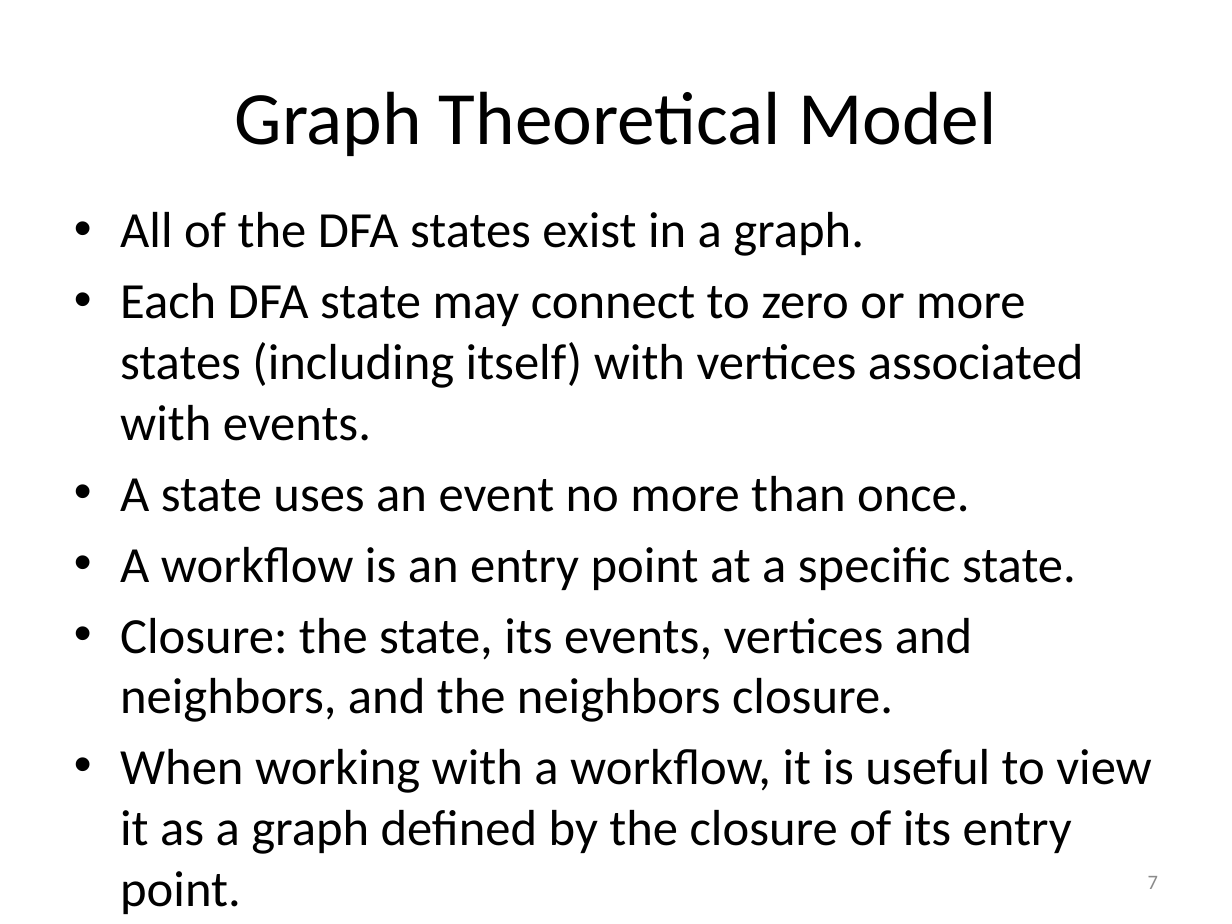
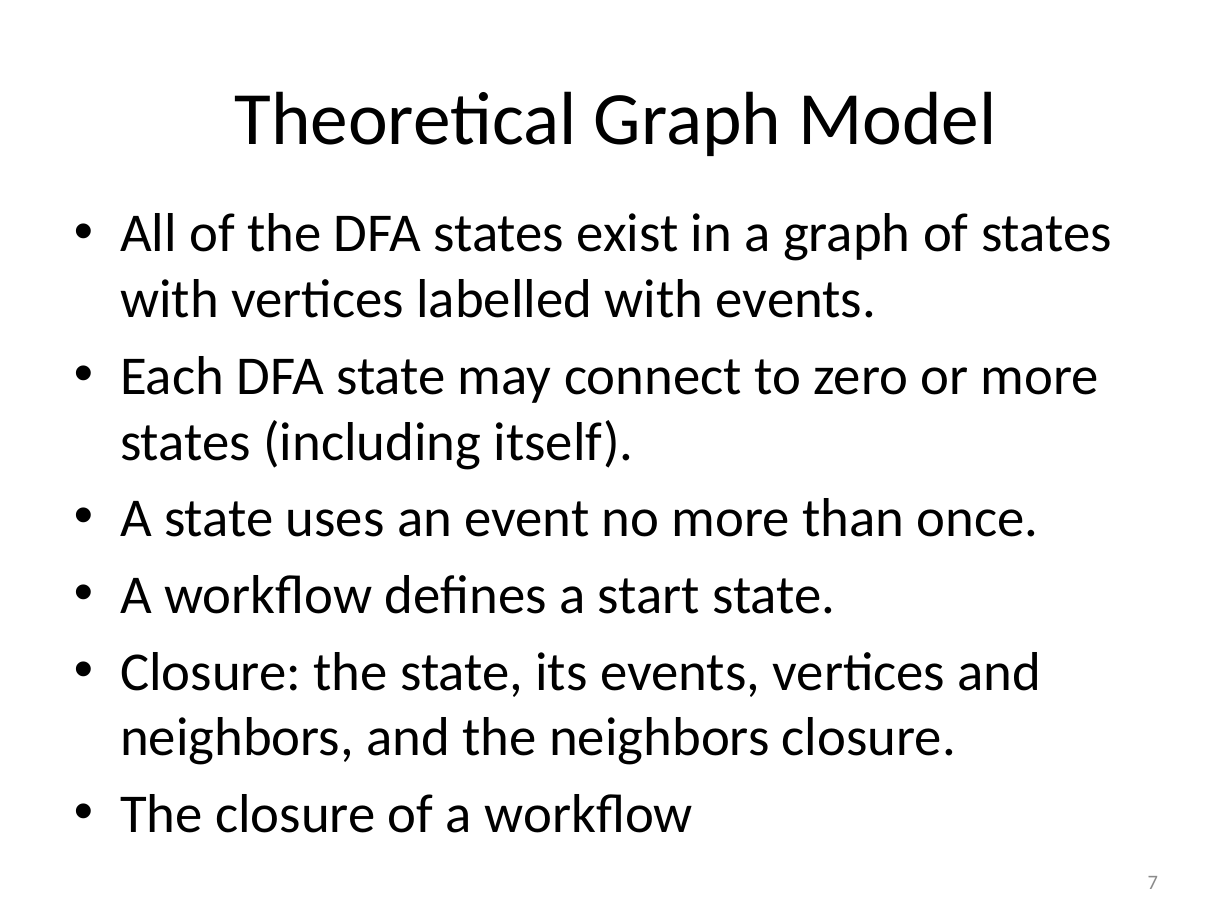
Before and after one commit to RichardRoda/DFA-Workflow-Model, a slide deck: slide 7 of Modeling Workflows with Event Driven DFA.pptx. Drawn at 1232x924 pixels with LibreOffice and Linux fonts; fonts in the diff are those of the drawing. Boxes give left, top, right and bottom in pixels: in the first picture for what was removed or moved away, otherwise in the second. Text is boxed around its words. In the diff, an @@ line names an element or a change of style, - is before the commit and + after.

```diff
--- a/Modeling Workflows with Event Driven DFA.pptx
+++ b/Modeling Workflows with Event Driven DFA.pptx
@@ title at (x1=235, y1=91, x2=996, y2=156): text changed @@
-Graph Theoretical Model
+Theoretical Graph Model
@@ text at (x1=120, y1=213, x2=1112, y2=470): text changed; size 29.6 to 32 pt @@
-• All of the DFA states exist in a graph.
-• Each DFA state may connect to zero or more states (including itself) with vertices associated with events.
+• All of the DFA states exist in a graph of states with vertices labelled with events.
+• Each DFA state may connect to zero or more states (including itself).
@@ text at (x1=120, y1=498, x2=1042, y2=765): size 29.6 to 32 pt in "A state uses an event no more ...", "Closure: the state, its events, vertices and ..." @@
@@ text at (x1=120, y1=575, x2=835, y2=614): text changed; size 29.6 to 32 pt @@
-• A workflow is an entry point at a specific state.
+• A workflow defines a start state.
@@ text at (x1=120, y1=794, x2=693, y2=833): text changed; size 29.6 to 32 pt @@
-• When working with a workflow, it is useful to view it as a graph defined by the closure of its entry point.
+• The closure of a workflow
```
Also in this commit, not shown: 1 other slide changed, 5 slides added.
